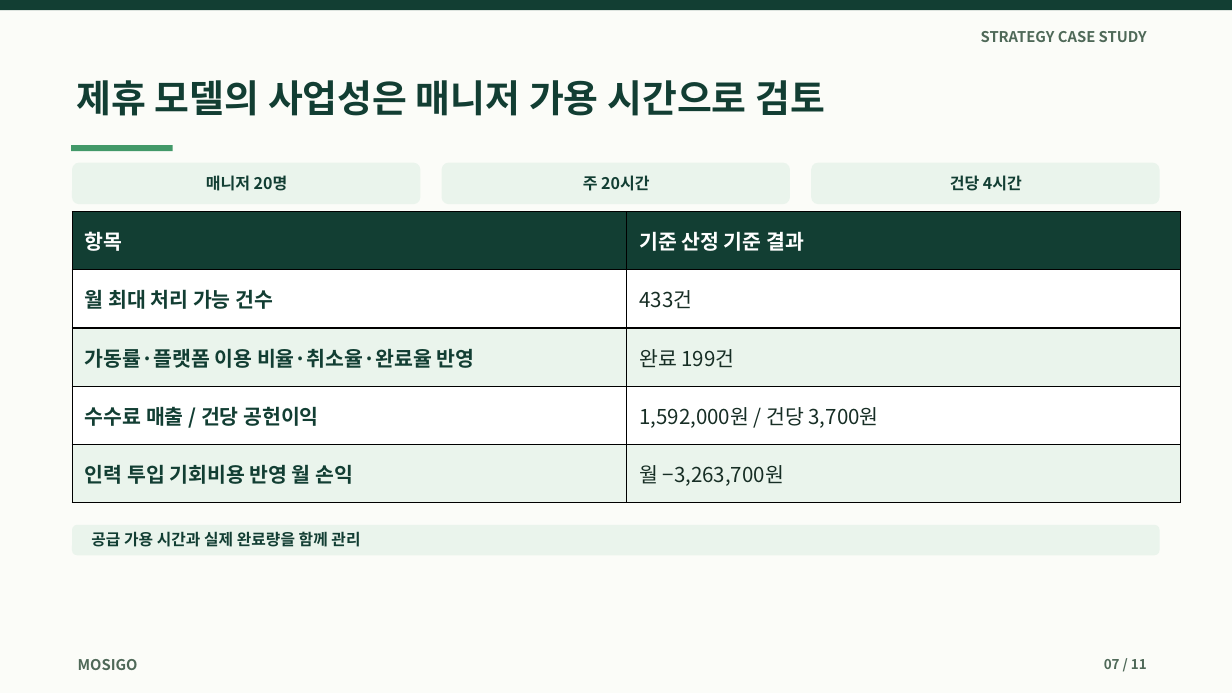
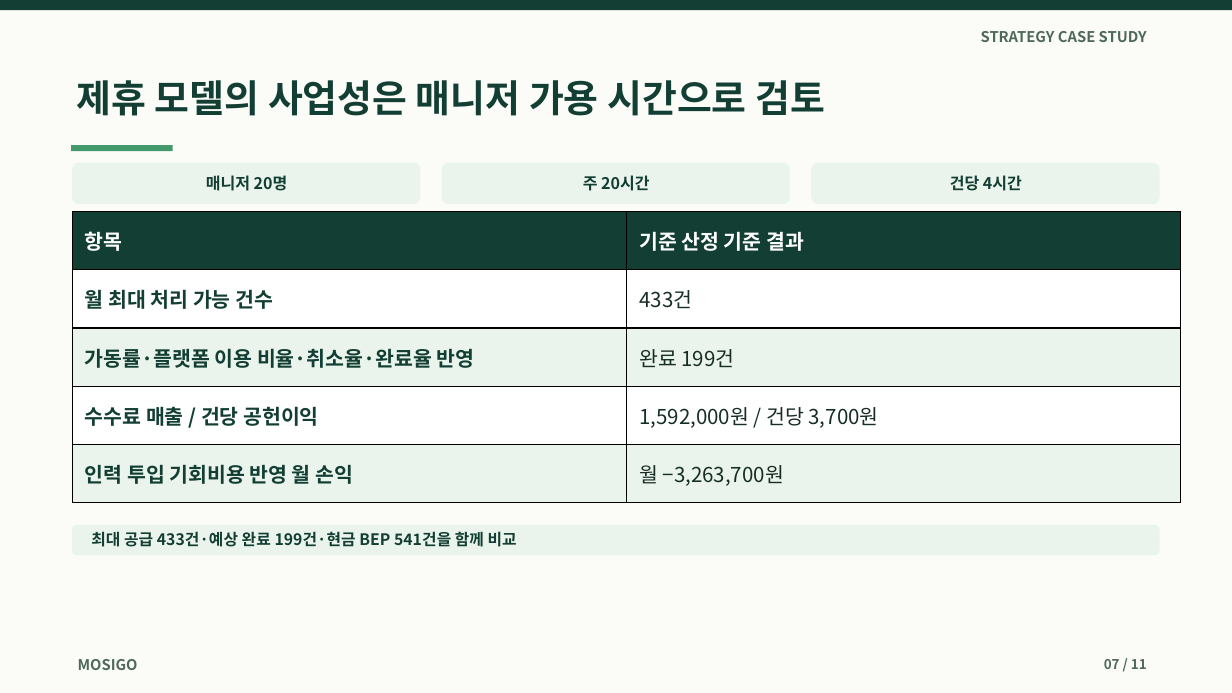
Before and after one commit to dohyunkimmm/mosigo-case-study, a slide deck: slide 7 of downloads/mosigo_report.pptx. Drawn at 1232x693 pixels with LibreOffice and Linux fonts; fonts in the diff are those of the drawing. Boxes give left, top, right and bottom in pixels: in the first picture for what was removed or moved away, otherwise in the second. Text is boxed around its words. In the diff, an @@ line names an element or a change of style, - is before the commit and + after.

```diff
--- a/downloads/mosigo_report.pptx
+++ b/downloads/mosigo_report.pptx
@@ text at bbox=[91, 531, 517, 547]: text changed @@
-공급 가용 시간과 실제 완료량을 함께 관리
+최대 공급 433건·예상 완료 199건·현금 BEP 541건을 함께 비교
```
Also in this commit, not shown: 3 other slides changed, 9 other files.
